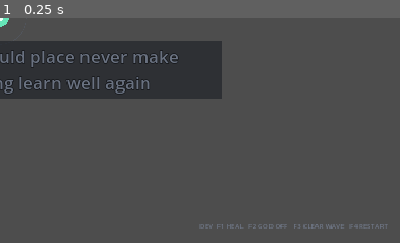
Above: before the commit, frame 1.
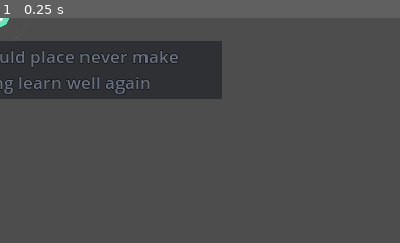
Above: after the commit, the same moment.

Repository: jlcuenca00/typing-roguelite
Game: Godot game, scene res://scenes/Main.tscn
The game is run twice, just before and just after one commit, with the same random seed, the same clock (stepped at 60 frames per second) and the same inputs.
Inputs:
- Up to frame 1 (0.25 s): no input
The pictures show only the part of the screen within x 50-100%, y 50-100%; the shares and areas given below are measured in that part.

The runs differ from the first frame. In frame 1, 0.5% of the frame differs, in the area x 49-97%, y 91-94%.
Error after the commit: Invalid assignment of property or key 'visible' with value of type 'bool' on a base object of type 'null instance'. (res://scripts/main.gd:191)

Commit message:
feat: spread priority threats and add wave 10 boss architecture

Diff:
--- a/game/scripts/main.gd
+++ b/game/scripts/main.gd
@@ -44,6 +44,10 @@
 const ELITE_REGEN_DELAY := 1.35
 const ELITE_REGEN_RATE := 0.055
 
+const BOSS_WAVE := 10
+const BOSS_ID := "overseer"
+const BOSS_PHASE_THRESHOLDS := [0.66, 0.33]
+
 const XP_GOAL_BASE := 8.0
 const XP_GOAL_GROWTH := 1.45
 const XP_GOAL_POWER := 0.80
@@ -146,7 +150,8 @@
 @onready var xp_count_label: Label = $HUD/XPPanel/XPCount
 @onready var level_label: Label = $HUD/XPPanel/LevelLabel
 @onready var wave_label: Label = $HUD/WaveLabel
-@onready var dev_label: Label = $HUD/DevLabel
+@onready var dev_panel: ColorRect = $HUD/DevPanel
+@onready var dev_label: Label = $HUD/DevPanel/DevLabel
 
 @onready var upgrade_overlay: ColorRect = $HUD/UpgradeOverlay
 @onready var upgrade_title: Label = $HUD/UpgradeOverlay/Title
@@ -183,7 +188,7 @@
 	_update_xp_ui()
 	_update_wave_ui()
 	_update_stats()
-	dev_label.visible = OS.is_debug_build()
+	dev_panel.visible = OS.is_debug_build()
 	_update_dev_hud()
 	queue_redraw()
 
@@ -362,7 +367,7 @@
 	if not is_instance_valid(dev_label):
 		return
 
-	dev_label.text = "DEV  F1 HEAL   F2 GOD %s   F3 CLEAR WAVE   F4 RESTART" % [
+	dev_label.text = "DEV CONTROLS\nF1  Heal / Revive\nF2  God Mode: %s\nF3  Clear Wave\nF4  Restart" % [
 		"ON" if dev_god_mode else "OFF"
 	]
 
@@ -517,14 +522,28 @@
 
 		if command == priority_typed_prefix:
 			var position: Vector2 = enemy["position"]
-			_spawn_combat_text(
-				position + Vector2(0.0, -34.0),
-				"PURGED",
-				Color(0.72, 0.95, 1.0)
-			)
 			priority_mode_active = false
 			priority_typed_prefix = ""
-			_kill_enemy(index, position)
+
+			if bool(enemy.get("boss", false)) and bool(enemy.get("boss_shielded", false)):
+				enemy["boss_shielded"] = false
+				enemy["priority"] = false
+				enemy["priority_word"] = ""
+				enemy["flash"] = 0.16
+				enemies[index] = enemy
+				_spawn_combat_text(
+					position + Vector2(0.0, -42.0),
+					"BREACH",
+					Color(0.70, 0.95, 1.0)
+				)
+				locked_target_uid = int(enemy.get("uid", -1))
+			else:
+				_spawn_combat_text(
+					position + Vector2(0.0, -34.0),
+					"PURGED",
+					Color(0.72, 0.95, 1.0)
+				)
+				_kill_enemy(index, position)
 			return
 
 
@@ -872,6 +891,7 @@
 	var base_speed := rng.randf_range(38.0, 62.0) + wave_scale * 2.2 + minf(elapsed * 0.06, 12.0)
 	var base_hp := 44.0 + wave_scale * 4.5 + minf(elapsed * 0.05, 14.0)
 	var is_elite := bool(spec.get("elite", false))
+	var is_boss := bool(spec.get("boss", false))
 	var radius := ENEMY_RADIUS * float(spec.get("radius_multiplier", 1.0))
 	var hp_value := base_hp * float(spec.get("hp_multiplier", 1.0))
 	var speed := base_speed * float(spec.get("speed_multiplier", 1.0))
@@ -894,6 +914,13 @@
 		"uid": uid,
 		"position": position,
 		"enemy_id": String(spec.get("enemy_id", "basic")),
+		"boss": is_boss,
+		"boss_phase": 0,
+		"boss_shielded": false,
+		"boss_stop_radius": float(spec.get("boss_stop_radius", 145.0)),
+		"boss_attack_interval": float(spec.get("boss_attack_interval", 3.2)),
+		"boss_attack_damage": float(spec.get("boss_attack_damage", 8.0)),
+		"boss_attack_timer": float(spec.get("boss_attack_interval", 3.2)),
 		"elite": is_elite,
 		"elite_trait": String(spec.get("elite_trait", "")),
 		"elite_regen_delay": float(spec.get("elite_regen_delay", ELITE_REGEN_DELAY)),
@@ -929,6 +956,58 @@
 		var pos: Vector2 = enemy["position"]
 		var knockback: Vector2 = enemy["knockback"]
 
+		if bool(enemy.get("boss", false)):
+			var boss_ratio := clampf(
+				float(enemy["hp"]) / maxf(float(enemy["max_hp"]), 1.0),
+				0.0,
+				1.0
+			)
+			var boss_phase := int(enemy.get("boss_phase", 0))
+
+			if (
+				not bool(enemy.get("boss_shielded", false))
+				and boss_phase < BOSS_PHASE_THRESHOLDS.size()
+				and boss_ratio <= float(BOSS_PHASE_THRESHOLDS[boss_phase])
+			):
+				enemy["boss_phase"] = boss_phase + 1
+				enemy["boss_shielded"] = true
+				enemy["priority"] = true
+				enemy["priority_word"] = _random_priority_word()
+				enemy["flash"] = 0.16
+				locked_target_uid = -1
+				_spawn_combat_text(
+					pos + Vector2(0.0, -48.0),
+					"LOCKED",
+					Color(0.64, 0.82, 1.0)
+				)
+
+			if get_viewport_rect().has_point(pos):
+				var boss_attack_timer := float(
+					enemy.get("boss_attack_timer", 3.2)
+				) - delta
+
+				if boss_attack_timer <= 0.0:
+					if not dev_god_mode:
+						hp = maxf(
+							0.0,
+							hp - float(enemy.get("boss_attack_damage", 8.0))
+						)
+					_spawn_reaction_wave(
+						pos,
+						150.0,
+						Color(1.0, 0.72, 0.30, 0.75)
+					)
+					_spawn_combat_text(
+						pos + Vector2(0.0, -38.0),
+						"PULSE",
+						Color(1.0, 0.80, 0.42)
+					)
+					boss_attack_timer = float(
+						enemy.get("boss_attack_interval", 3.2)
+					)
+
+				enemy["boss_attack_timer"] = boss_attack_timer
+
 		if (
 			bool(enemy.get("elite", false))
 			and String(enemy.get("elite_trait", "")) == "regenerator"
@@ -1007,8 +1086,17 @@
 			650.0 * delta
 		)
 
-		if distance > DANGER_RADIUS:
+		var stop_radius := (
+			float(enemy.get("boss_stop_radius", 145.0))
+			if bool(enemy.get("boss", false))
+			else DANGER_RADIUS
+		)
+
+		if distance > stop_radius:
 			pos += to_player.normalized() * float(enemy["speed"]) * speed_multiplier * delta
+			enemy["position"] = pos
+			enemies[i] = enemy
+		elif bool(enemy.get("boss", false)):
 			enemy["position"] = pos
 			enemies[i] = enemy
 		else:
@@ -1061,6 +1149,13 @@
 			"uid": uid,
 			"position": spawn_pos,
 			"enemy_id": "swarmer",
+			"boss": false,
+			"boss_phase": 0,
+			"boss_shielded": false,
+			"boss_stop_radius": 0.0,
+			"boss_attack_interval": 0.0,
+			"boss_attack_damage": 0.0,
+			"boss_attack_timer": 0.0,
 			"elite": false,
 			"elite_trait": "",
 			"elite_regen_delay": 0.0,
@@ -2002,6 +2097,57 @@
 	return remaining_budget
 
 
+func _spread_priority_spawns() -> void:
+	var priorities: Array[Dictionary] = []
+	var others: Array[Dictionary] = []
+
+	for spec in wave_spawn_plan:
+		if bool(spec.get("priority", false)):
+			priorities.append(spec)
+		else:
+			others.append(spec)
+
+	others.shuffle()
+	priorities.shuffle()
+	wave_spawn_plan = others
+
+	if priorities.is_empty():
+		return
+
+	var final_count := others.size() + priorities.size()
+
+	for i in range(priorities.size()):
+		var ratio := float(i + 1) / float(priorities.size() + 1)
+		ratio += rng.randf_range(-0.055, 0.055)
+		ratio = clampf(ratio, 0.16, 0.88)
+
+		var slot := int(round(ratio * float(final_count - 1)))
+		slot = clampi(slot, 1, wave_spawn_plan.size())
+		wave_spawn_plan.insert(slot, priorities[i])
+
+
+func _append_boss_to_wave_plan(
+	wave_number: int,
+	remaining_budget: int
+) -> int:
+	if wave_number != BOSS_WAVE or not enemy_definitions.has(BOSS_ID):
+		return remaining_budget
+
+	var definition: Dictionary = enemy_definitions[BOSS_ID]
+	var cost := maxi(int(definition.get("threat_cost", 80)), 1)
+
+	if cost > remaining_budget:
+		return remaining_budget
+
+	var spec := definition.duplicate(true)
+	spec["enemy_id"] = BOSS_ID
+	spec["elite"] = false
+	spec["elite_trait"] = ""
+	wave_spawn_plan.append(spec)
+
+	return remaining_budget - cost
+
+
 func _prepare_wave_spawn_plan(wave_number: int) -> void:
 	wave_spawn_plan.clear()
 
@@ -2010,6 +2156,17 @@
 
 	if available.is_empty():
 		available = ["basic"]
+
+	var boss_spec: Dictionary = {}
+	if wave_number == BOSS_WAVE and enemy_definitions.has(BOSS_ID):
+		var boss_definition: Dictionary = enemy_definitions[BOSS_ID]
+		var boss_cost := maxi(int(boss_definition.get("threat_cost", 80)), 1)
+		if boss_cost <= remaining_budget:
+			boss_spec = boss_definition.duplicate(true)
+			boss_spec["enemy_id"] = BOSS_ID
+			boss_spec["elite"] = false
+			boss_spec["elite_trait"] = ""
+			remaining_budget -= boss_cost
 
 	remaining_budget = _append_elites_to_wave_plan(
 		wave_number,
@@ -2043,7 +2200,13 @@
 		wave_spawn_plan.append(spawn_spec)
 		remaining_budget -= cost
 
-	wave_spawn_plan.shuffle()
+	_spread_priority_spawns()
+
+	# The boss is intentionally appended after the distributed horde instead of
+	# participating in the shuffle, so Wave 10 builds toward a final encounter.
+	if not boss_spec.is_empty():
+		wave_spawn_plan.append(boss_spec)
+
 	wave_spawned_count = 0
 	wave_resolved_count = 0
 
@@ -2573,6 +2736,55 @@
 			enemy_radius,
 			enemy_color
 		)
+
+		if bool(enemy.get("boss", false)):
+			draw_arc(
+				pos,
+				enemy_radius + 13.0,
+				0.0,
+				TAU,
+				48,
+				Color(1.0, 0.78, 0.32, 0.96),
+				3.0
+			)
+
+			var boss_bar_width := 88.0
+			var boss_bar_height := 5.0
+			var boss_ratio := clampf(
+				float(enemy["hp"]) / maxf(float(enemy["max_hp"]), 1.0),
+				0.0,
+				1.0
+			)
+			var boss_bar_pos := pos + Vector2(
+				-boss_bar_width * 0.5,
+				-enemy_radius - 30.0
+			)
+			draw_rect(
+				Rect2(
+					boss_bar_pos,
+					Vector2(boss_bar_width, boss_bar_height)
+				),
+				Color(0.07, 0.08, 0.10, 0.96)
+			)
+			draw_rect(
+				Rect2(
+					boss_bar_pos,
+					Vector2(
+						boss_bar_width * boss_ratio,
+						boss_bar_height
+					)
+				),
+				Color(1.0, 0.72, 0.30, 0.98)
+			)
+			draw_string(
+				world_font,
+				pos + Vector2(-34.0, -enemy_radius - 36.0),
+				"OVERSEER",
+				HORIZONTAL_ALIGNMENT_LEFT,
+				-1,
+				12,
+				Color(1.0, 0.84, 0.52, 0.95)
+			)
 
 		if bool(enemy.get("elite", false)):
 			draw_arc(
